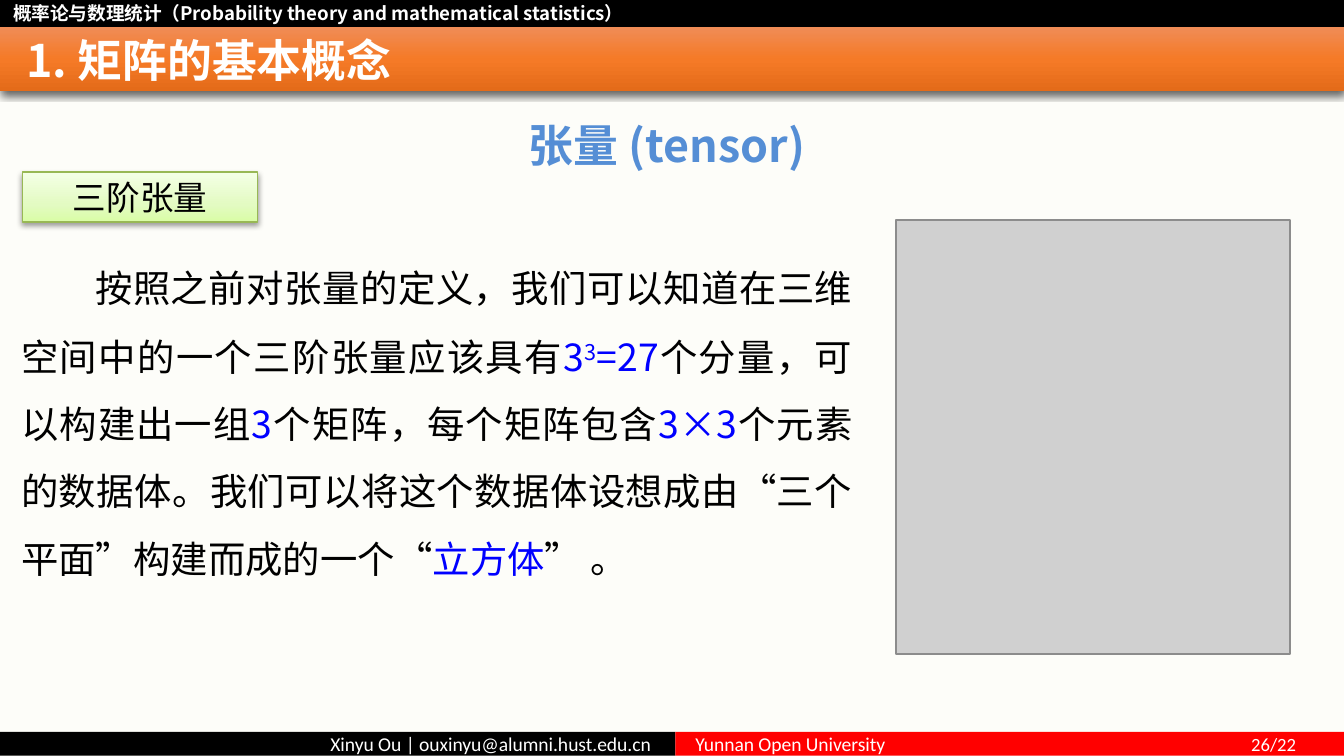
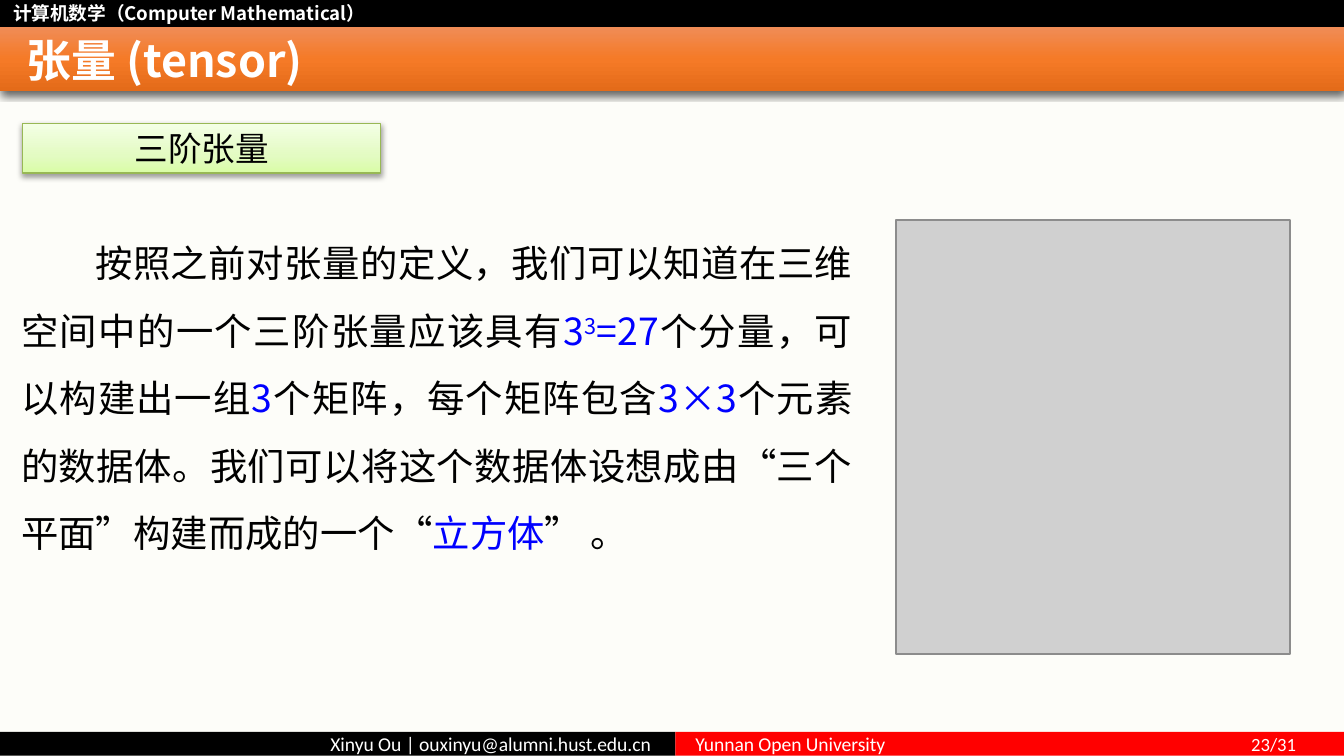
Before and after one commit to ouxinyu/Teaching, a slide deck: slide 23 of ComputerMath/PPT/Ch01Introduction.pptx (slide 26 before the commit). Drawn at 1344x756 pixels with LibreOffice and Linux fonts; fonts in the diff are those of the drawing; grey boxes stand for pictures. Boxes give left, top, right and bottom in pixels: in the first picture for what was removed or moved away, otherwise in the second. Text is boxed around its words. In the diff, an @@ line names an element or a change of style, - is before the commit and + after.

```diff
--- a/ComputerMath/PPT/Ch01Introduction.pptx
+++ b/ComputerMath/PPT/Ch01Introduction.pptx
@@ text at bbox=[13, 4, 365, 24]: text changed @@
-概率论与数理统计（Probability theory and mathematical statistics）
+计算机数学（Computer Mathematical）
@@ title at bbox=[26, 39, 302, 88]: text changed @@
-1. 矩阵的基本概念
+张量 (tensor)
@@ rectangle "三阶张量": place and size @@
-rectangle "三阶张量" at bbox=[23, 172, 258, 222]
+rectangle "三阶张量" at bbox=[23, 124, 382, 173]
@@ text removed at bbox=[529, 124, 805, 171] @@
-张量 (tensor)
@@ text "按照之前对张量的定义，我们可以知道在三维空间中的一个三阶张量应该具有33=27个分量，可以构建出一组3个矩阵，每个矩阵包 ...": place and size @@
-text "按照之前对张量的定义，我们可以知道在三维空间中的一个三阶张量应该具有33=27个分量，可以构建出一组3个矩阵，每个矩阵包 ..." at bbox=[21, 270, 853, 576]
+text "按照之前对张量的定义，我们可以知道在三维空间中的一个三阶张量应该具有33=27个分量，可以构建出一组3个矩阵，每个矩阵包 ..." at bbox=[21, 245, 853, 550]
@@ text in rectangle at bbox=[695, 737, 1296, 756]: text changed @@
-Yunnan Open University 26/22
+Yunnan Open University 23/31
```
Also in this commit, not shown: 29 other slides changed, 1 slide added, 27 slides removed, 53 other files.
